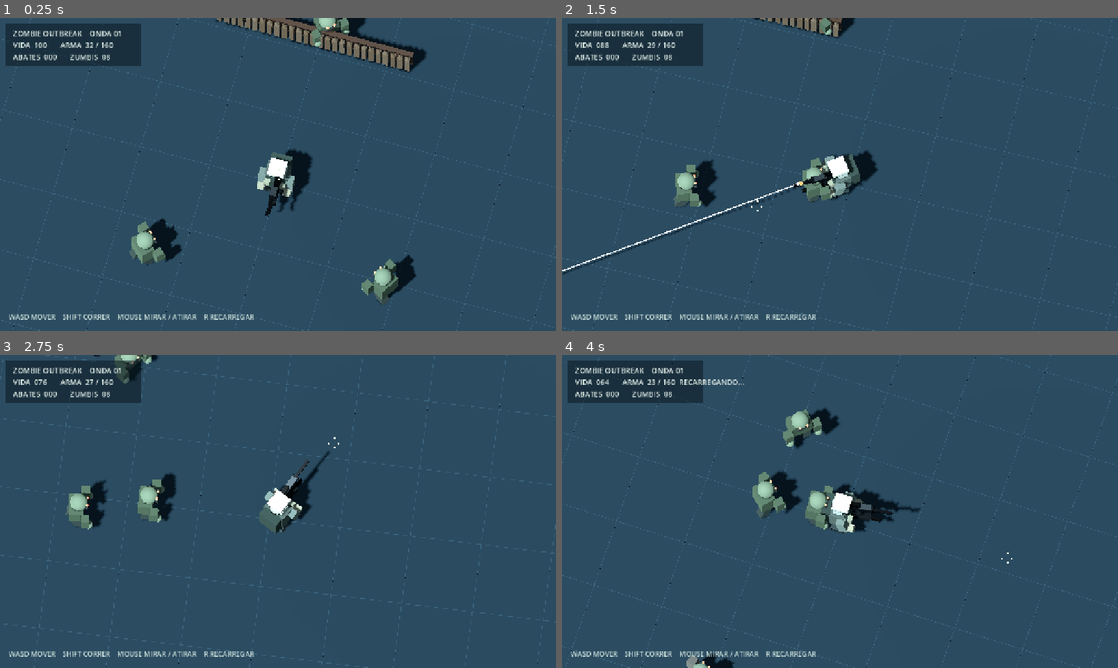
Above: before the commit, frames 1-4 (two rows, left to right).
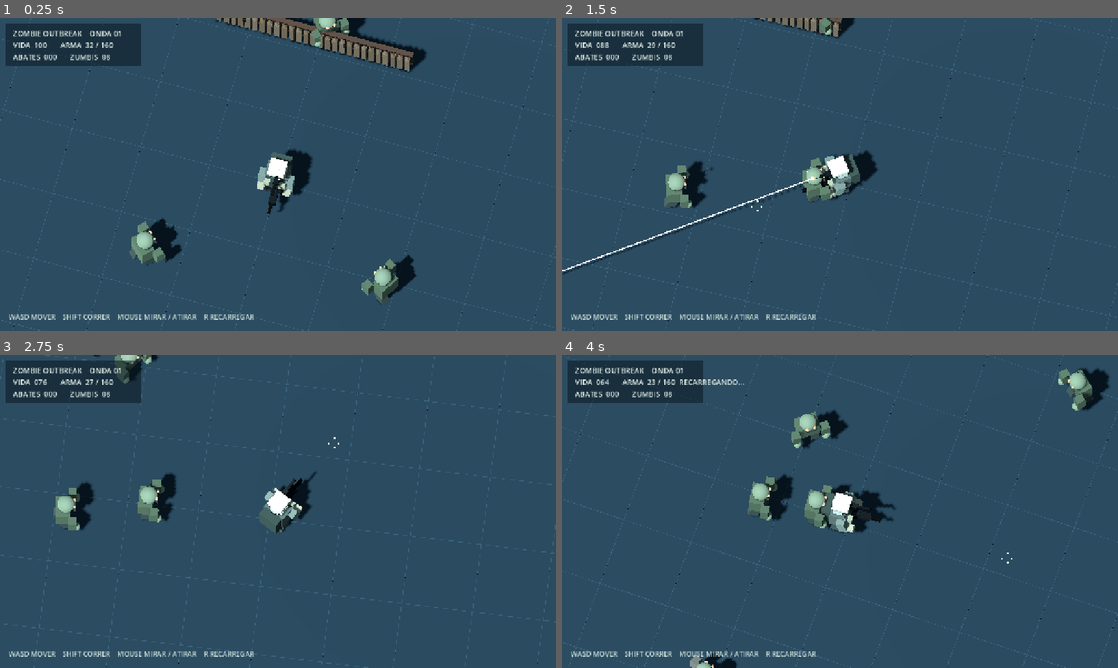
Above: after the commit, the same moments.

Repository: lulualcides-sys/Zumbi
Game: Godot game, scene res://scenes/Main.tscn
Two runs of this game, one before a commit and one after it. Both use one fixed random seed, a clock stepped at 60 frames per second and the inputs below.
Inputs (mouse positions are in pixels of both pictures, inside the frame that each line leads up to):
- Up to frame 1 (0.25 s): no input
- Up to frame 2 (1.5 s): tap Enter at 0.5 s; move the mouse to (962, 158) at 0.52 s; hold D 0.53-1.25 s; hold Enter 0.53-1.25 s; click (962, 158) at 0.67 s; drag from (728, 190) to (812, 237) at 1.27 s
- Up to frame 3 (2.75 s): move the mouse to (333, 442) at 2.02 s; hold D from 2.03 s (still down); hold Shift from 2.03 s (still down)
- Up to frame 4 (4 s): release D at 2.75 s; release Shift at 2.75 s; drag from (812, 574) to (673, 464) at 2.77 s; move the mouse to (1006, 558) at 3.52 s; hold A from 3.53 s (still down); hold R from 3.53 s (still down)

The runs differ from the first frame. In frame 1, 0.2% of the frame differs, in the area x 47-54%, y 50-64%; in frame 2, 1.0%; in frame 3, 1.2%; in frame 4, 5.3%, in the area x 0-100%, y 0-100%.

Commit message:
fix(weapons): align compact rifle to animated left/right hand bones and restore balanced armor tones

Diff:
--- a/scripts/Main.gd
+++ b/scripts/Main.gd
@@ -178,7 +178,7 @@
     player_rig = Models.survivor(player)
     player_art = Artwork.attach_character(player, player_rig, "survivor")
     # Imported survivor does not include its own rifle: attach the CC0 model.
-    weapon_rig = WeaponVisual.attach(player)
+    weapon_rig = WeaponVisual.attach(player, player_art)
 
 func _create_camera() -> void:
     camera = Camera3D.new()
@@ -398,6 +398,7 @@
     left_arm.rotation.x = lerpf(left_arm.rotation.x, -0.23 - recoil, minf(1, delta * 12))
     right_arm.rotation.x = lerpf(right_arm.rotation.x, -0.23 - recoil, minf(1, delta * 12))
     Artwork.animate(player_art, "walk" if moving else "idle", moving and running)
+    WeaponVisual.align_to_hands(weapon_rig, player, delta)
 
 func _fire() -> void:
     if fire_cooldown > 0 or reload_timer > 0:
--- a/scripts/VisualAssets.gd
+++ b/scripts/VisualAssets.gd
@@ -43,6 +43,8 @@
             continue
         for surface in range(visual.mesh.get_surface_count()):
             var original := visual.get_active_material(surface)
+            if root.name == "TacticalSoldierAnimated":
+                print("TACTICAL_MATERIAL_SOURCE: surface=", surface, " class=", original.get_class() if original != null else "NULL", " name=", original.resource_name if original != null else "NONE")
             var tint := Color.WHITE
             var texture: Texture2D = _neutral_texture()
             if original is BaseMaterial3D:
--- a/scripts/WeaponVisual.gd
+++ b/scripts/WeaponVisual.gd
@@ -1,71 +1,93 @@
 extends RefCounted
-## Rifle 3D real Quaternius CC0, sempre visivel no peito/maos do soldado.
-## O glTF Rifle tem cano ao longo do eixo +Z (bounding box verificado).
-## Sem dependencias de redes em tempo de execucao.
+## Quaternius CC0 rifle follows the imported soldier's animated hand bones.
 const RIFLE_PATH := "res://assets/cc0/rifle.gltf"
-# Raise receiver to the animated tactical rifle-ready pose; previous mount was hip-high.
-const RIFLE_OFFSET := Vector3(0.09, 0.56, 0.43)
-const RIFLE_SCALE := 0.82
+const RIFLE_OFFSET := Vector3(0.06, 0.65, 0.27)
+const RIFLE_SCALE := 0.57
 
 static func _metal(tint: Color, glow: bool = false) -> StandardMaterial3D:
     var mat := StandardMaterial3D.new()
     mat.albedo_color = tint
-    mat.metallic = 0.65
-    mat.roughness = 0.48
+    mat.metallic = 0.58
+    mat.roughness = 0.51
     if glow:
         mat.shading_mode = BaseMaterial3D.SHADING_MODE_UNSHADED
         mat.emission_enabled = true
         mat.emission = tint
-        mat.emission_energy_multiplier = 3.5
+        mat.emission_energy_multiplier = 2.8
     return mat
 
 static func _box(parent: Node3D, at: Vector3, extents: Vector3, tint: Color) -> void:
-    var mesh := MeshInstance3D.new()
+    var instance := MeshInstance3D.new()
     var shape := BoxMesh.new()
     shape.size = extents
-    mesh.mesh = shape
-    mesh.material_override = _metal(tint)
-    mesh.position = at
-    parent.add_child(mesh)
+    instance.mesh = shape
+    instance.material_override = _metal(tint)
+    instance.position = at
+    parent.add_child(instance)
 
 static func _fallback_rifle(root: Node3D) -> void:
-    # Only visible when the CC0 glTF has not been installed in a local clone.
-    # Made of multiple parts to read as a weapon rather than a rectangle.
-    _box(root, Vector3(0, 0, 0.13), Vector3(0.17, 0.17, 0.86), Color("#23292d"))
-    _box(root, Vector3(0, 0.01, -0.30), Vector3(0.19, 0.20, 0.43), Color("#323a3b"))
-    _box(root, Vector3(0, 0.13, 0.03), Vector3(0.11, 0.14, 0.33), Color("#0a1215"))
-    _box(root, Vector3(0, -0.19, 0.05), Vector3(0.11, 0.38, 0.16), Color("#343b40"))
-    _box(root, Vector3(0, -0.02, 0.70), Vector3(0.08, 0.08, 0.82), Color("#1b2125"))
-    _box(root, Vector3(0, 0.08, 0.33), Vector3(0.16, 0.06, 0.35), Color("#5a6267"))
+    _box(root, Vector3(0, 0, 0.0), Vector3(0.14, 0.13, 0.48), Color("#232a2c"))
+    _box(root, Vector3(0, 0, -0.28), Vector3(0.15, 0.19, 0.31), Color("#32393c"))
+    _box(root, Vector3(0, 0.09, -0.05), Vector3(0.08, 0.12, 0.25), Color("#0a1215"))
+    _box(root, Vector3(0, -0.15, 0.01), Vector3(0.09, 0.27, 0.12), Color("#343b40"))
+    _box(root, Vector3(0, 0.0, 0.39), Vector3(0.07, 0.07, 0.43), Color("#1b2125"))
 
-static func _grade_rifle(model: Node3D) -> void:
+static func _grade_rifle(root: Node3D) -> void:
     var shader := load("res://shaders/rifle_gunmetal.gdshader") as Shader
     if shader == null:
         return
-    for node in model.find_children("*", "MeshInstance3D", true, false):
-        var mesh := node as MeshInstance3D
-        if mesh.mesh == null:
+    var neutral := Image.create_empty(1, 1, false, Image.FORMAT_RGBA8)
+    neutral.fill(Color.WHITE)
+    var white_tex: Texture2D = ImageTexture.create_from_image(neutral)
+    for child in root.find_children("*", "MeshInstance3D", true, false):
+        var visual := child as MeshInstance3D
+        if visual.mesh == null:
             continue
-        for surface in range(mesh.mesh.get_surface_count()):
-            var material := mesh.get_active_material(surface)
-            var image := Image.create_empty(1, 1, false, Image.FORMAT_RGBA8)
-            image.fill(Color.WHITE)
-            var source_tex: Texture2D = ImageTexture.create_from_image(image)
-            if material is BaseMaterial3D and material.albedo_texture != null:
-                source_tex = material.albedo_texture
+        for surface in range(visual.mesh.get_surface_count()):
+            var imported := visual.get_active_material(surface)
+            var texture: Texture2D = white_tex
+            if imported is BaseMaterial3D and imported.albedo_texture != null:
+                texture = imported.albedo_texture
             var grade := ShaderMaterial.new()
             grade.shader = shader
-            grade.set_shader_parameter("base_texture", source_tex)
-            mesh.set_surface_override_material(surface, grade)
+            grade.set_shader_parameter("base_texture", texture)
+            visual.set_surface_override_material(surface, grade)
 
-static func attach(body: CharacterBody3D) -> Dictionary:
+static func _find_skeleton(root: Node) -> Skeleton3D:
+    if root == null:
+        return null
+    if root is Skeleton3D:
+        return root as Skeleton3D
+    for child in root.get_children():
+        var found := _find_skeleton(child)
+        if found != null:
+            return found
+    return null
+
+static func _hand_index(skeleton: Skeleton3D, side: String) -> int:
+    if skeleton == null:
+        return -1
+    for index in range(skeleton.get_bone_count()):
+        var name := skeleton.get_bone_name(index).to_lower()
+        var cleaned := name.replace("_", "").replace(":", "").replace(".", "").replace(" ", "")
+        if side == "right":
+            if "righthand" in cleaned or cleaned.ends_with("handr") or cleaned.ends_with("rhand"):
+                return index
+        else:
+            if "lefthand" in cleaned or cleaned.ends_with("handl") or cleaned.ends_with("lhand"):
+                return index
+    return -1
+
+static func attach(body: CharacterBody3D, character_art: Dictionary = {}) -> Dictionary:
     var holder := Node3D.new()
-    holder.name = "VisibleRifleMount"
+    holder.name = "BoneTrackedRifleMount"
     holder.position = RIFLE_OFFSET
-    # Tilt barrel into the imported rifle-ready hand pose; previous weapon
-    # pointed toward the ground despite the arms being raised.
-    holder.rotation.x = -0.28
+    holder.rotation.x = -0.13
     body.add_child(holder)
+
+    var weapon_visual := Node3D.new()
+    weapon_visual.name = "GunVisualWithRecoil"
+    holder.add_child(weapon_visual)
 
     var source_ok := false
     if ResourceLoader.exists(RIFLE_PATH):
@@ -75,51 +97,84 @@
             if model != null:
                 model.name = "VisibleCC0Rifle"
                 model.scale = Vector3.ONE * RIFLE_SCALE
-                holder.add_child(model)
+                weapon_visual.add_child(model)
                 _grade_rifle(model)
                 source_ok = true
     if not source_ok:
-        _fallback_rifle(holder)
+        _fallback_rifle(weapon_visual)
 
-    # Rifle.gltf barrel extends to +1.019 (asset-space units).
-    # Offset and scale use the same coordinate system as the gameplay trace.
     var muzzle := Marker3D.new()
     muzzle.name = "RealBarrelMuzzle"
-    muzzle.position = Vector3(0.0, 0.05, 0.92)
-    holder.add_child(muzzle)
+    # GLTF barrel extends to +1.019 source units. Scale = 0.57.
+    muzzle.position = Vector3(0.0, 0.03, 0.58)
+    weapon_visual.add_child(muzzle)
 
     var muzzle_flash := MeshInstance3D.new()
     muzzle_flash.name = "MuzzleFlash"
-    var flash_shape := SphereMesh.new()
-    flash_shape.radius = 0.13
-    flash_shape.height = 0.23
-    muzzle_flash.mesh = flash_shape
-    muzzle_flash.material_override = _metal(Color("#ffd388"), true)
-    muzzle_flash.position = Vector3.ZERO
+    var shape := SphereMesh.new()
+    shape.radius = 0.09
+    shape.height = 0.17
+    muzzle_flash.mesh = shape
+    muzzle_flash.material_override = _metal(Color("#ffd08c"), true)
     muzzle_flash.visible = false
     muzzle.add_child(muzzle_flash)
+
+    var skeleton := _find_skeleton(character_art.get("root"))
+    var right_idx := _hand_index(skeleton, "right")
+    var left_idx := _hand_index(skeleton, "left")
+    if character_art.get("tactical", false):
+        print("TACTICAL_HAND_BONES: right=", right_idx, " left=", left_idx,
+              " skeleton=", skeleton.name if skeleton != null else "NONE")
+        if skeleton != null and (right_idx < 0 or left_idx < 0):
+            var names: Array[String] = []
+            for i in range(skeleton.get_bone_count()):
+                names.append(skeleton.get_bone_name(i))
+            print("TACTICAL_BONE_LIST: ", names)
     return {
         "mount": holder,
+        "visual": weapon_visual,
         "muzzle": muzzle,
         "flash": muzzle_flash,
         "source_ok": source_ok,
+        "skeleton": skeleton,
+        "right_hand": right_idx,
+        "left_hand": left_idx,
         "base_offset": RIFLE_OFFSET
     }
+
+static func align_to_hands(rig: Dictionary, body: CharacterBody3D, delta: float) -> void:
+    var skeleton: Skeleton3D = rig.get("skeleton")
+    var right_idx: int = rig.get("right_hand", -1)
+    var left_idx: int = rig.get("left_hand", -1)
+    var mount: Node3D = rig.get("mount")
+    if skeleton == null or mount == null or right_idx < 0 or left_idx < 0:
+        return
+    var right_global: Vector3 = (skeleton.global_transform * skeleton.get_bone_global_pose(right_idx)).origin
+    var left_global: Vector3 = (skeleton.global_transform * skeleton.get_bone_global_pose(left_idx)).origin
+    var hands_mid: Vector3 = (right_global + left_global) * 0.5
+    var target: Vector3 = body.to_local(hands_mid) + Vector3(0.0, -0.03, 0.18)
+    target.x = clampf(target.x, -0.37, 0.37)
+    target.y = clampf(target.y, 0.30, 0.95)
+    target.z = clampf(target.z, -0.12, 0.65)
+    mount.position = mount.position.lerp(target, minf(1.0, delta * 22.0))
+    if not rig.get("first_alignment_logged", false):
+        print("RIFLE_HAND_ALIGNMENT_LOCAL: ", target)
+        rig["first_alignment_logged"] = true
 
 static func animate_fire(rig: Dictionary) -> void:
     if rig.is_empty():
         return
-    var mount: Node3D = rig.get("mount")
+    var visual: Node3D = rig.get("visual")
     var flash: MeshInstance3D = rig.get("flash")
-    if mount == null or flash == null:
+    if visual == null or flash == null:
         return
-    mount.position.z = RIFLE_OFFSET.z - 0.12
+    # Recoil only the gun mesh, never a fixed mount position: the mount follows
+    # two moving hands through idle, walk and run animations.
+    visual.position.z = -0.045
     flash.visible = true
     flash.scale = Vector3.ONE
-    # Any previous flash tween may still be running; new muzzle flashes
-    # remain subtle and each new shot resets the size immediately.
-    var tween := mount.create_tween()
-    tween.tween_property(mount, "position:z", RIFLE_OFFSET.z, 0.10)
+    var recoil_tween := visual.create_tween()
+    recoil_tween.tween_property(visual, "position:z", 0.0, 0.10)
     var fade := flash.create_tween()
-    fade.tween_property(flash, "scale", Vector3.ZERO, 0.065)
+    fade.tween_property(flash, "scale", Vector3.ZERO, 0.075)
     fade.tween_callback(func() -> void: flash.visible = false)
--- a/shaders/tactical_armor.gdshader
+++ b/shaders/tactical_armor.gdshader
@@ -7,9 +7,9 @@
     float lum = dot(albedo.rgb, vec3(0.2126, 0.7152, 0.0722));
     // Raise only cloth/armor medium values. Black visor, undersuit and
     // tactical pockets remain darker: desaturated white/gray near reference.
-    float armor = smoothstep(0.09, 0.33, lum);
-    vec3 white_fabric = vec3(0.85, 0.88, 0.90) * (0.83 + 0.17 * lum);
-    ALBEDO = mix(albedo.rgb, white_fabric, armor * 0.90);
+    float armor = smoothstep(0.29, 0.72, lum);
+    vec3 white_fabric = vec3(0.67, 0.73, 0.77) * (0.82 + 0.18 * lum);
+    ALBEDO = mix(albedo.rgb, white_fabric, armor * 0.73);
     ROUGHNESS = 0.89;
     METALLIC = 0.03;
     ALPHA = albedo.a;
--- a/tests/smoke.gd
+++ b/tests/smoke.gd
@@ -45,6 +45,8 @@
         var tactical_node: Node3D = scene.player_art.get("root")
         all_passed = _check(tactical_node != null and tactical_node.visible and tactical_node.name == "TacticalSoldierAnimated", "Tactical soldier missing or hidden") and all_passed
         all_passed = _check(scene.player_art.get("animations", []).size() > 0, "Tactical soldier has no imported animations") and all_passed
+        all_passed = _check(scene.weapon_rig.get("skeleton") != null, "Real skeletal rig missing for weapon") and all_passed
+        all_passed = _check(int(scene.weapon_rig.get("right_hand", -1)) >= 0 and int(scene.weapon_rig.get("left_hand", -1)) >= 0, "Rifle not bound to real animated hand bones") and all_passed
         all_passed = _check(int(tactical_node.get_meta("graded_surfaces", 0)) > 0, "Tactical white/charcoal materials were NOT applied") and all_passed
     all_passed = _check(scene.wave == 1 and scene.pending_spawns > 0, "Sistema de ondas nao iniciou") and all_passed
     all_passed = _check(scene.destructibles.size() >= 4, "Cercas ou objetos destrutiveis ausentes") and all_passed
